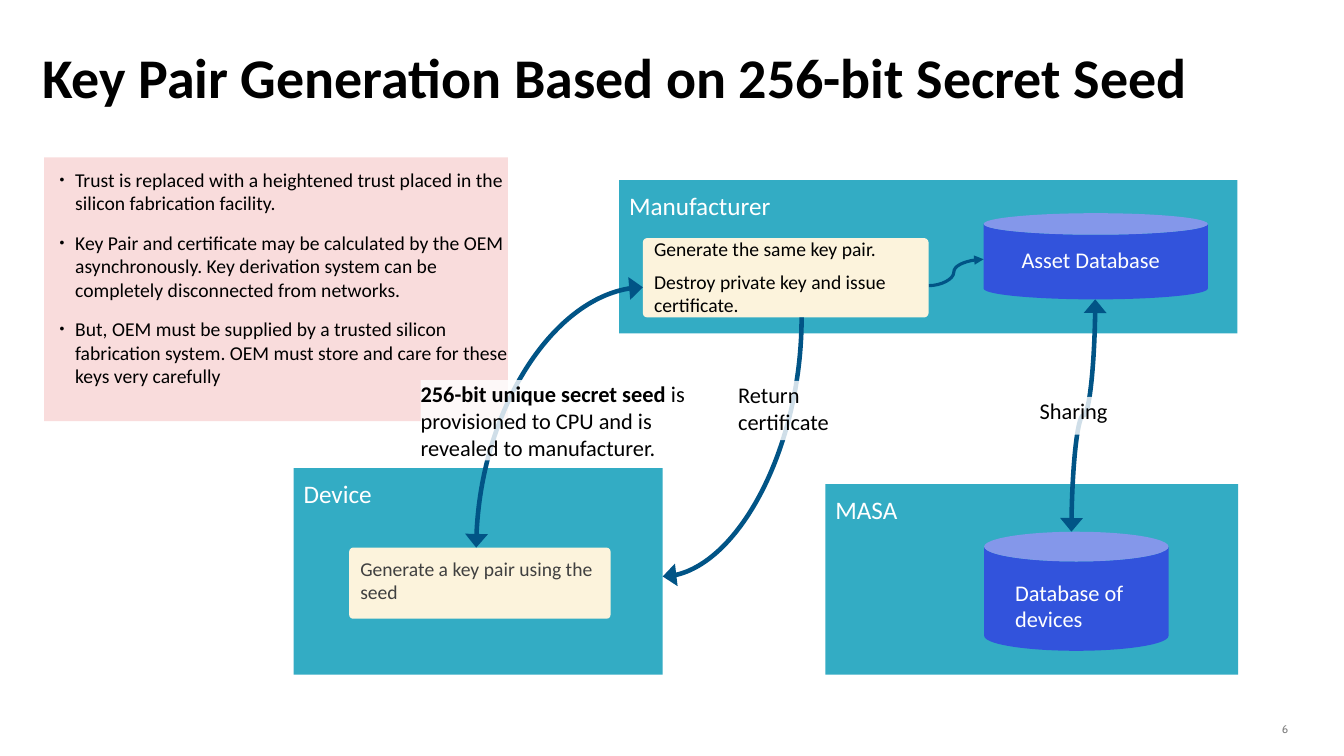
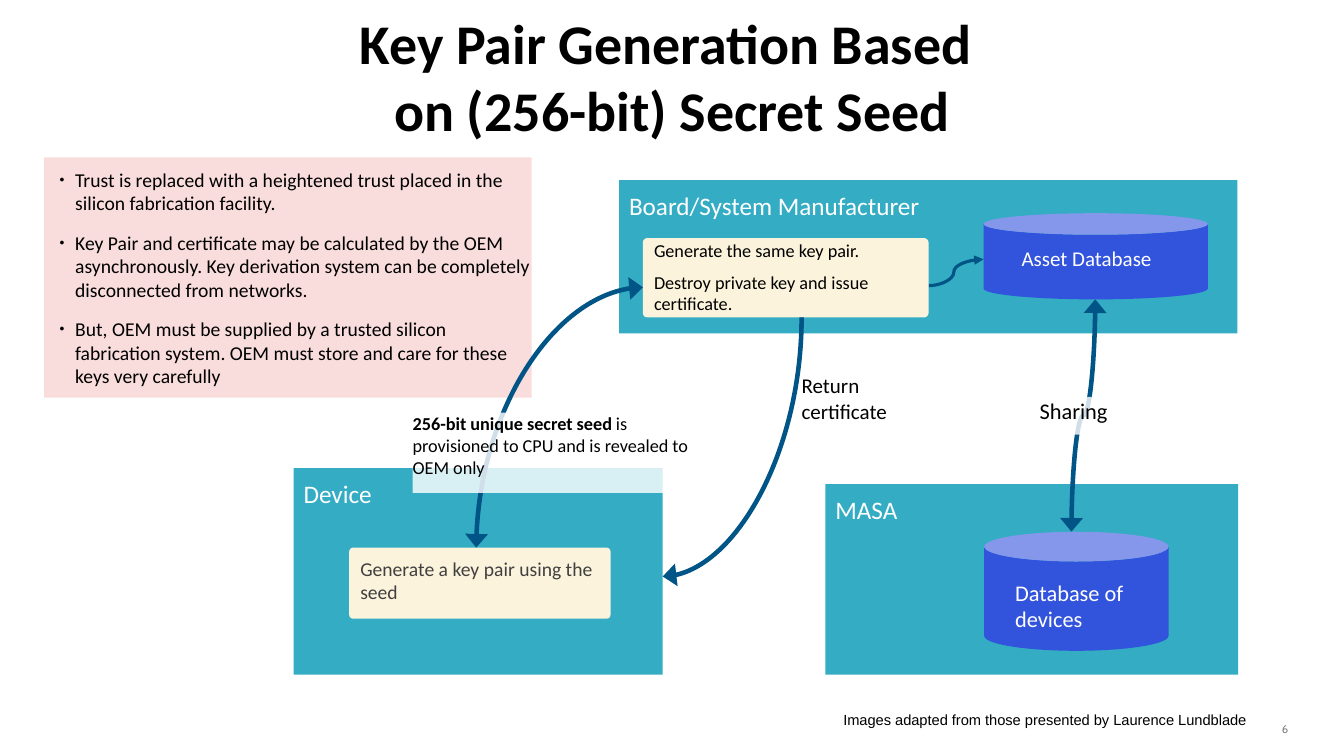
Before and after one commit to mcr/masa-operational-considerations, a slide deck: slide 6 of presentations/slides-anima-ietf107-masa-considerations.odp. Drawn at 1344x756 pixels with LibreOffice and Linux fonts; fonts in the diff are those of the drawing. Boxes give left, top, right and bottom in pixels: in the first picture for what was removed or moved away, otherwise in the second. Text is boxed around its words. In the diff, an @@ line names an element or a change of style, - is before the commit and + after.

```diff
--- a/presentations/slides-anima-ietf107-masa-considerations.odp
+++ b/presentations/slides-anima-ietf107-masa-considerations.odp
@@ title at (360,24,971,140): text changed @@
-Key Pair Generation Based on 256-bit Secret Seed
+Key Pair Generation Based
+on (256-bit) Secret Seed
@@ rectangle "Trust is replaced with a ...": place and size @@
-rectangle "Trust is replaced with a ..." at (44,157,508,421)
+rectangle "Trust is replaced with a ..." at (44,157,532,397)
@@ text in rectangle at (629,197,919,219): text changed @@
-Manufacturer
+Board/System Manufacturer
@@ rounded rectangle "Generate the same key pair." at (643,238,929,318): size 14 to 13 pt @@
@@ text "Asset Database" at (1022,251,1151,266): size 16 to 15 pt @@
@@ text "Return certificate" at (802,379,887,419): size 16 to 15 pt @@
@@ text "Return certificate": place and size @@
-text "Return certificate" at (738,384,829,436)
+text "Return certificate" at (802,379,887,419)
@@ rectangle "256-bit unique secret seed is ...": place and size @@
-rectangle "256-bit unique secret seed is ..." at (421,383,685,462)
+rectangle "256-bit unique secret seed is ..." at (412,412,706,493)
@@ text in rectangle at (413,416,688,477): text changed; size 16 to 13 pt @@
-256-bit unique secret seed is provisioned to CPU and is revealed to manufacturer.
+256-bit unique secret seed is provisioned to CPU and is revealed to OEM only
@@ text added at (843,714,1246,728), 10.5 pt, text #000000 @@
+Images adapted from those presented by Laurence Lundblade
```
Also in this commit, not shown: 10 other slides changed, 2 other files.
